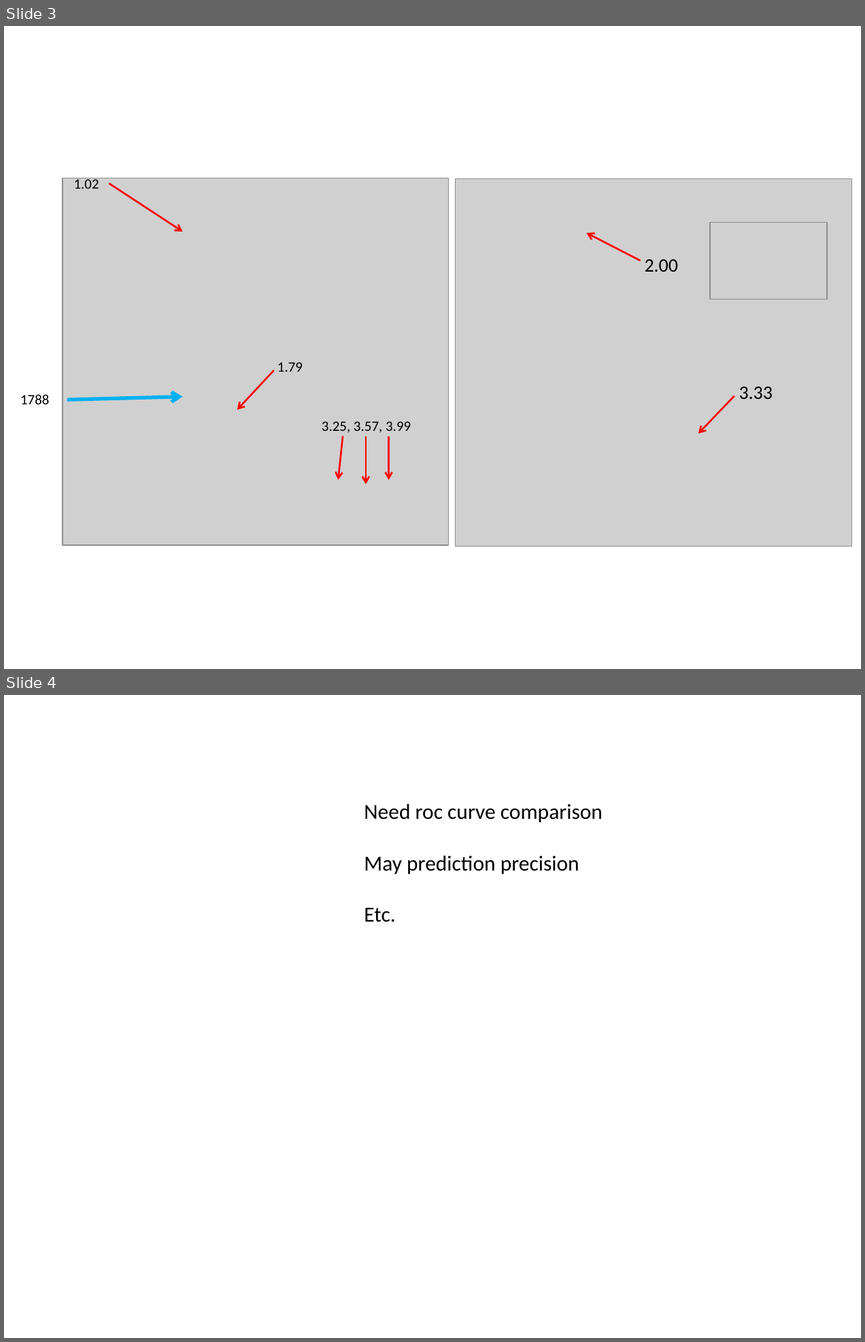
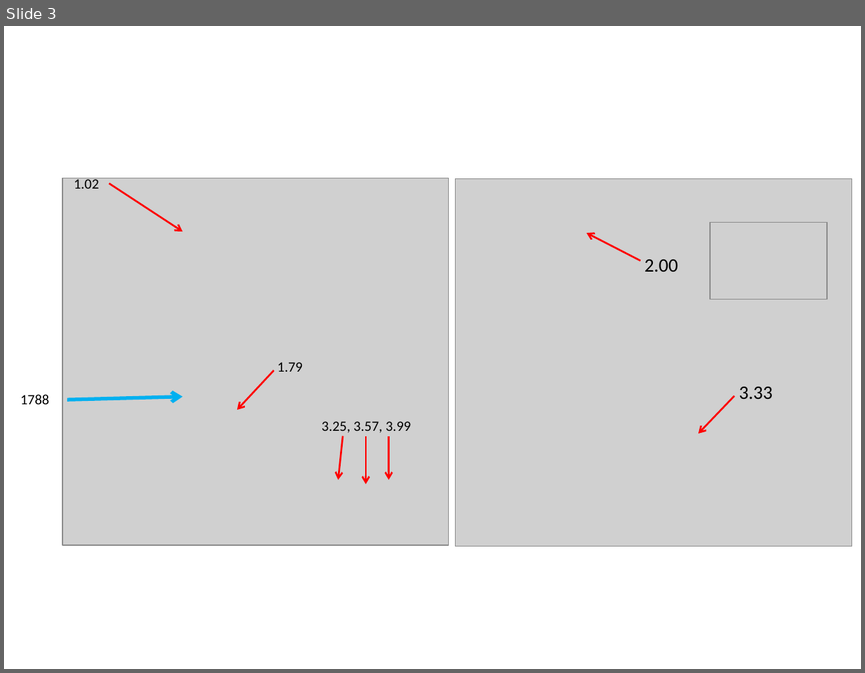
Before and after one commit to 2waybene/mixturemodel, a slide deck: manuscript/figures.pptx. Shown one above the other, each under a label of ours: slides 3 and 4 before the commit, slide 3 after it. The pictures are 865x1342 and 865x673 pixels, drawn with LibreOffice and Linux fonts; fonts in the diff are those of the drawing; grey boxes stand for pictures. Boxes give left, top, right and bottom in pixels: in the first picture for what was removed or moved away, otherwise in the second. Text is boxed around its words. In the diff, an @@ line names an element or a change of style, - is before the commit and + after.

```diff
--- a/manuscript/figures.pptx
+++ b/manuscript/figures.pptx
@@ slide 4 removed at [4,695,861,1338], background #FFFFFF @@
@@ text removed at [364,804,602,922] @@
-Need roc curve comparison
-May prediction precision
-Etc.
```
Also in this commit, not shown: 2 slides added, 6 other files.
